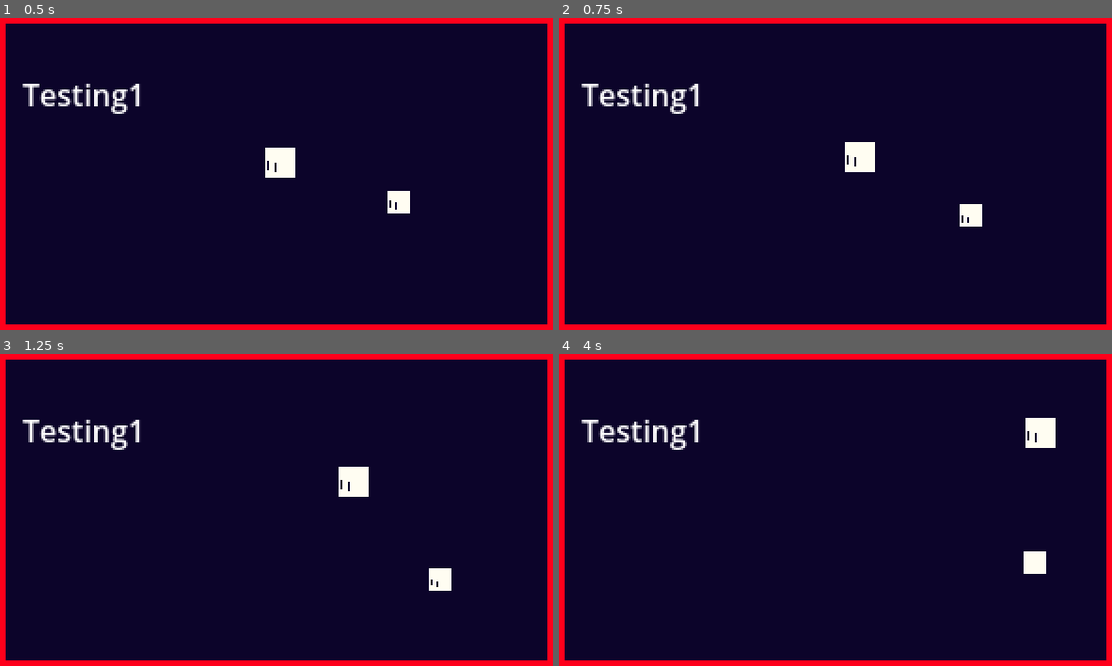
Above: before the commit, frames 1-4 (two rows, left to right).
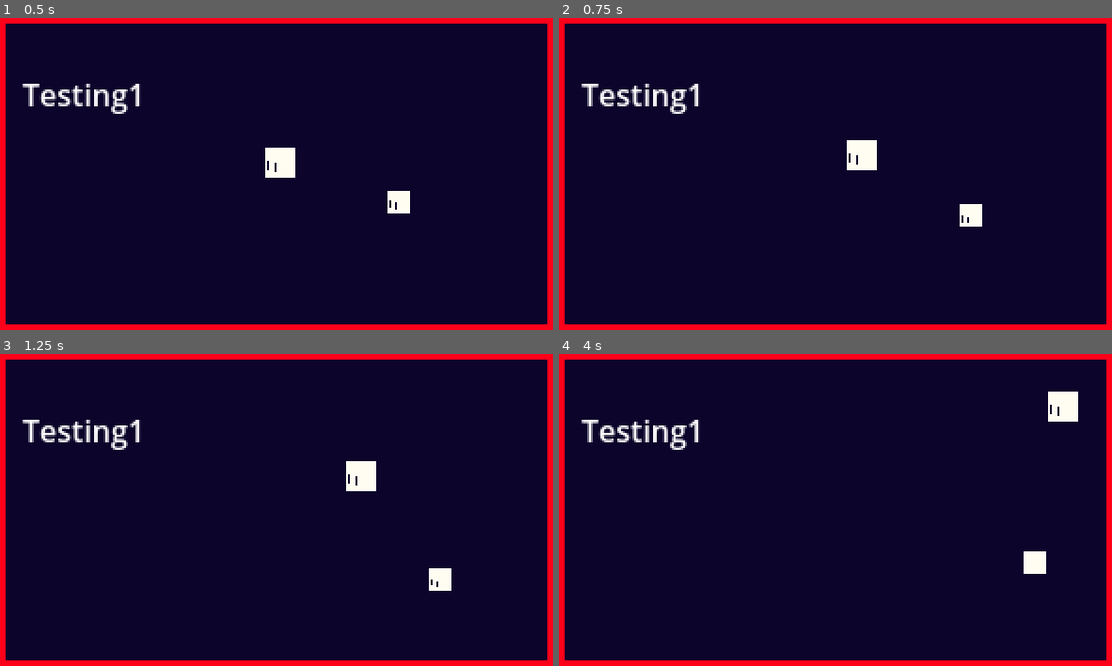
Above: after the commit, the same moments.

Repository: Propdev80/game-off
Game: Godot game, scene res://Scenes/root.tscn
The game is run twice, just before and just after one commit, with the same random seed, the same clock (stepped at 60 frames per second) and the same inputs.
Inputs:
- Up to frame 1 (0.5 s): no input
- Up to frame 2 (0.75 s): hold D (kRight) from 0.53 s (still down); tap W (kUp) at 0.6 s
- Up to frame 3 (1.25 s): keep holding D (kRight); tap W (kUp) at 0.77, 1.07 s
- Up to frame 4 (4 s): tap W (kUp) at 1.35, 1.52, 1.82, 2.1, 2.85, 3.02, 3.32, 3.6, 3.77 s; release D (kRight) at 2.03 s; hold A (kLeft) 2.03-2.78 s; hold D (kRight) from 2.78 s (still down)

Frame 1 is identical in both runs. In frame 2, 0.2% of the frame differs, in the area x 51-58%, y 39-50%; in frame 3, 0.4%; in frame 4, 1.0%, in the area x 84-94%, y 12-31%.

Commit message:
Finalized room switching; added mouse and added fullscreen

Diff:
--- a/Scenes/player.tscn
+++ b/Scenes/player.tscn
@@ -17,8 +17,8 @@
 [sub_resource type="RectangleShape2D" id="RectangleShape2D_fkybt"]
 size = Vector2(16, 16)
 
-[node name="Player" type="CharacterBody2D"]
-position = Vector2(1, 0)
+[node name="Player" type="CharacterBody2D" groups=["Player"]]
+z_index = 10
 script = ExtResource("1_cvnsp")
 
 [node name="PlayerSprites" type="AnimatedSprite2D" parent="."]
--- a/Scenes/root.tscn
+++ b/Scenes/root.tscn
@@ -14,5 +14,6 @@
 [node name="Sineling" parent="." instance=ExtResource("4_c3mwy")]
 position = Vector2(210, 96)
 
-[node name="Player" parent="." instance=ExtResource("1_i04dx")]
+[node name="Player" parent="." node_paths=PackedStringArray("r") instance=ExtResource("1_i04dx")]
 position = Vector2(162, 90)
+r = NodePath("..")
--- a/Scenes/sineling.tscn
+++ b/Scenes/sineling.tscn
@@ -7,6 +7,7 @@
 size = Vector2(12, 12)
 
 [node name="Sineling" type="CharacterBody2D"]
+z_index = 10
 script = ExtResource("1_tmsrk")
 
 [node name="Player" type="Sprite2D" parent="."]
--- a/Scenes/testing_2.tscn
+++ b/Scenes/testing_2.tscn
@@ -1,10 +1,14 @@
-[gd_scene load_steps=3 format=3 uid="uid://bo608hp5br7lh"]
+[gd_scene load_steps=4 format=3 uid="uid://bo608hp5br7lh"]
 
 [ext_resource type="PackedScene" uid="uid://ylr44jqiknlw" path="res://Scenes/teleport_area.tscn" id="1_sdo2g"]
+[ext_resource type="Script" uid="uid://rf41hqla0l0" path="res://Scripts/room.gd" id="1_xyh6x"]
 
 [sub_resource type="CircleShape2D" id="CircleShape2D_xyh6x"]
 
 [node name="testing2" type="Node2D"]
+script = ExtResource("1_xyh6x")
+startPosition = Vector2(150, 150)
+metadata/_custom_type_script = "uid://rf41hqla0l0"
 
 [node name="Label" type="Label" parent="."]
 offset_right = 124.0
--- a/Scenes/testing_zone.tscn
+++ b/Scenes/testing_zone.tscn
@@ -18,6 +18,7 @@
 
 [node name="TestingZone" type="Node2D"]
 script = ExtResource("1_gm1og")
+startPosition = Vector2(160, 90)
 
 [node name="TileMapLayer" type="TileMapLayer" parent="."]
 tile_map_data = PackedByteArray("AAAAAAsAAAABAAAAAAABAAsAAAABAAAAAAACAAsAAAABAAAAAAADAAsAAAABAAAAAAAEAAsAAAABAAAAAAAFAA …(3760 unchanged characters)…
@@ -35,4 +36,5 @@
 newRoom = "res://Scenes/testing_2.tscn"
 
 [node name="CollisionShape2D" type="CollisionShape2D" parent="teleportArea"]
+position = Vector2(9, 148)
 shape = SubResource("CircleShape2D_7q7i6")
--- /dev/null
+++ b/Scripts/Global.gd
@@ -0,0 +1,14 @@
+extends Node
+
+# Variables
+
+# Functions
+
+func _process(_delta: float) -> void:
+	# Set Fullscreen
+	if Input.is_action_just_pressed("full"):
+		if DisplayServer.window_get_mode() == DisplayServer.WINDOW_MODE_FULLSCREEN:
+			DisplayServer.window_set_mode(DisplayServer.WINDOW_MODE_WINDOWED)
+			return
+		if DisplayServer.window_get_mode() == DisplayServer.WINDOW_MODE_WINDOWED:
+			DisplayServer.window_set_mode(DisplayServer.WINDOW_MODE_FULLSCREEN)
--- a/Scripts/player.gd
+++ b/Scripts/player.gd
@@ -7,11 +7,20 @@
 
 # Variables
 
+@export var r : Root
+
 # Functions
+
+func _ready() -> void:
+	r.newRoom.connect(changePos)
 
 func _physics_process(_delta: float) -> void:
 	# Movement
 
 	#Set the movement by getting the vector and multiplying by walkspeed
-	velocity = (Input.get_vector("kLeft", "kRight","kUp","kDown")) * WALK_SPEED
+	velocity.x = Input.get_axis("kLeft", "kRight") * WALK_SPEED
+	velocity.y = Input.get_axis("kUp", "kDown") * WALK_SPEED
 	move_and_slide()
+
+func changePos():
+	global_position = r.currentRoom.startPosition
--- a/Scripts/root.gd
+++ b/Scripts/root.gd
@@ -1,16 +1,20 @@
 class_name Root extends Node2D
+
+# Signals
+
+signal newRoom
 
 # Variables
 
-@export var currentRoom : Node2D
+@export var currentRoom : Room
 
 # Functions
 
 func switchRoom(room : String):
 	# Creates an instance of the new room
-	var r = load(room).instantiate()
-
+	var r : Room = load(room).instantiate()
 	# Switches the old room with "r"
 	call_deferred("add_child", r)
 	call_deferred("remove_child", currentRoom)
 	currentRoom = r
+	newRoom.emit()
--- a/project.godot
+++ b/project.godot
@@ -15,12 +15,17 @@
 config/features=PackedStringArray("4.5", "GL Compatibility")
 config/icon="res://Assets/Sprites/icon.svg"
 
+[autoload]
+
+Global="*res://Scripts/Global.gd"
+
 [display]
 
 window/size/viewport_width=320
 window/size/viewport_height=180
 window/stretch/mode="viewport"
 window/stretch/scale_mode="integer"
+mouse_cursor/custom_image="uid://lhb21qr8j0ht"
 
 [file_customization]
 
@@ -28,6 +33,10 @@
 "res://Assets/": "red",
 "res://Scenes/": "yellow"
 }
+
+[global_group]
+
+Player=""
 
 [input]
 
@@ -61,6 +70,12 @@
 "events": [Object(InputEventKey,"resource_local_to_scene":false,"resource_name":"","device":-1,"window_id":0,"alt_press …(195 unchanged characters)…
 ]
 }
+full={
+"deadzone": 0.2,
+"events": [Object(InputEventKey,"resource_local_to_scene":false,"resource_name":"","device":-1,"window_id":0,"alt_pressed":false,"shift_pressed":false,"ctrl_pressed":false,"meta_pressed":false,"pressed":false,"keycode":0,"physical_keycode":4194342,"key_label":0,"unicode":0,"location":0,"echo":false,"script":null)
+, Object(InputEventKey,"resource_local_to_scene":false,"resource_name":"","device":-1,"window_id":0,"alt_pressed":false,"shift_pressed":false,"ctrl_pressed":false,"meta_pressed":false,"pressed":false,"keycode":0,"physical_keycode":4194335,"key_label":0,"unicode":0,"location":0,"echo":false,"script":null)
+]
+}
 
 [rendering]
 
Binary file added: Assets/Sprites/cursor.png
Not shown, added: Assets/Sprites/cursor.png.import
Binary file added: Assets/cursor.png
Not shown, added: Assets/cursor.png.import
Not shown, added: Scripts/Global.gd.uid
